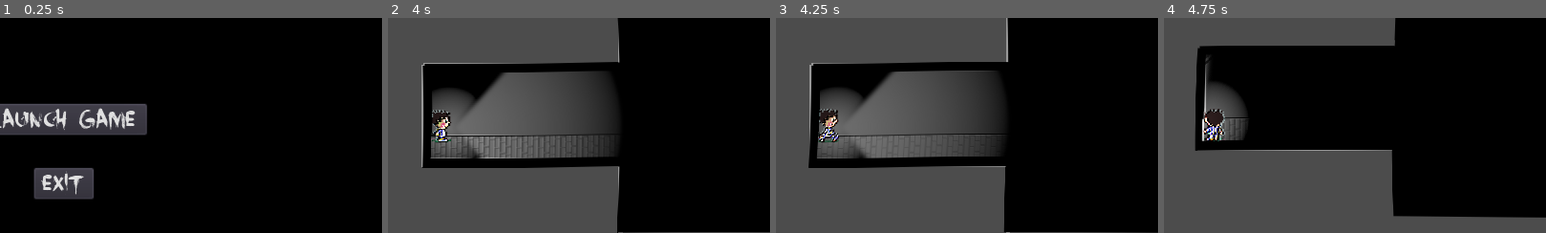
Above: before the commit, frames 1-4 (left to right).
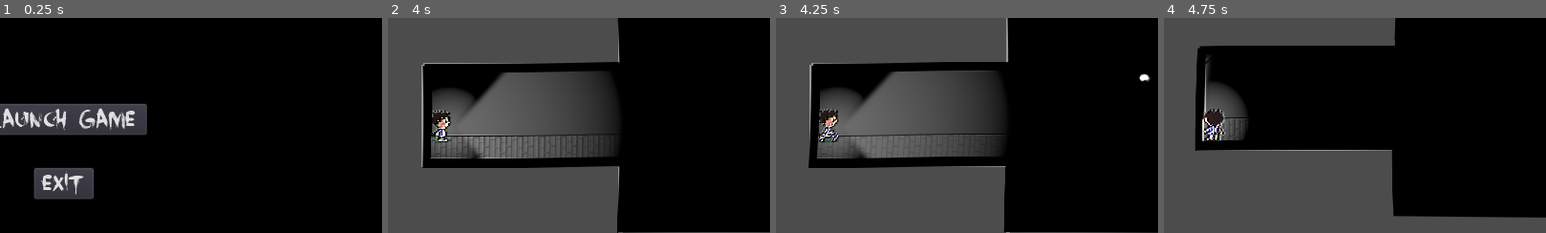
Above: after the commit, the same moments.

Repository: Harpokhrat/torch_project
Game: Godot game, scene res://sources/levels/main_menu.tscn
The game is run twice, just before and just after one commit, with the same random seed, the same clock (stepped at 60 frames per second) and the same inputs.
Inputs (mouse positions are % of the whole screen's width and height, from its top left):
- Up to frame 1 (0.25 s): no input
- Up to frame 2 (4 s): click "Launch Game" at 0.5 s; move the mouse to (45, 70) at 1.27 s; hold Up (ui_up) 1.28-2.78 s; move the mouse to (80, 65) at 2.02 s; move the mouse to (20, 35) at 2.77 s; hold Left (ui_left) from 2.78 s (still down); move the mouse to (55, 50) at 3.52 s
- Up to frame 3 (4.25 s): keep holding Left (ui_left)
- Up to frame 4 (4.75 s): move the mouse to (35, 25) at 4.27 s; release Left (ui_left) at 4.28 s; hold Down (ui_down) from 4.28 s (still down)
The pictures show only the part of the screen within x 43-93%, y 21-71%; the shares and areas given below are measured in that part.

Frames 1-2 are identical in both runs. In frame 3, less than 0.1% of the frame differs, in the area x 95-98%, y 25-30%; in frame 4, nothing differs.

Commit message:
[Dev] Proper display of the step particles

Diff:
--- a/project.godot
+++ b/project.godot
@@ -38,7 +38,7 @@
 
 [application]
 
-config/name="projet_torche"
+config/name="torch_project"
 run/main_scene="res://sources/levels/main_menu.tscn"
 config/icon="res://icon.png"
 
--- a/sources/characters/zomby/zomby.tscn
+++ b/sources/characters/zomby/zomby.tscn
@@ -410,6 +410,9 @@
 radius = 8.0
 height = 12.0
 
+[sub_resource type="CanvasItemMaterial" id=26]
+blend_mode = 1
+
 [node name="Zomby" groups=[
 "BadGuys",
 ] instance=ExtResource( 1 )]
@@ -484,6 +487,7 @@
 shape = SubResource( 25 )
 
 [node name="StepParticles" parent="." index="9" instance=ExtResource( 6 )]
+material = SubResource( 26 )
 position = Vector2( -4, 0 )
 
 [connection signal="timeout" from="StateMachine/Idle/Timer" to="StateMachine/Idle" method="_on_Timer_timeout"]
Not shown: 1 places in sources/characters/zomby/zomby.tscn that only renumber resources
